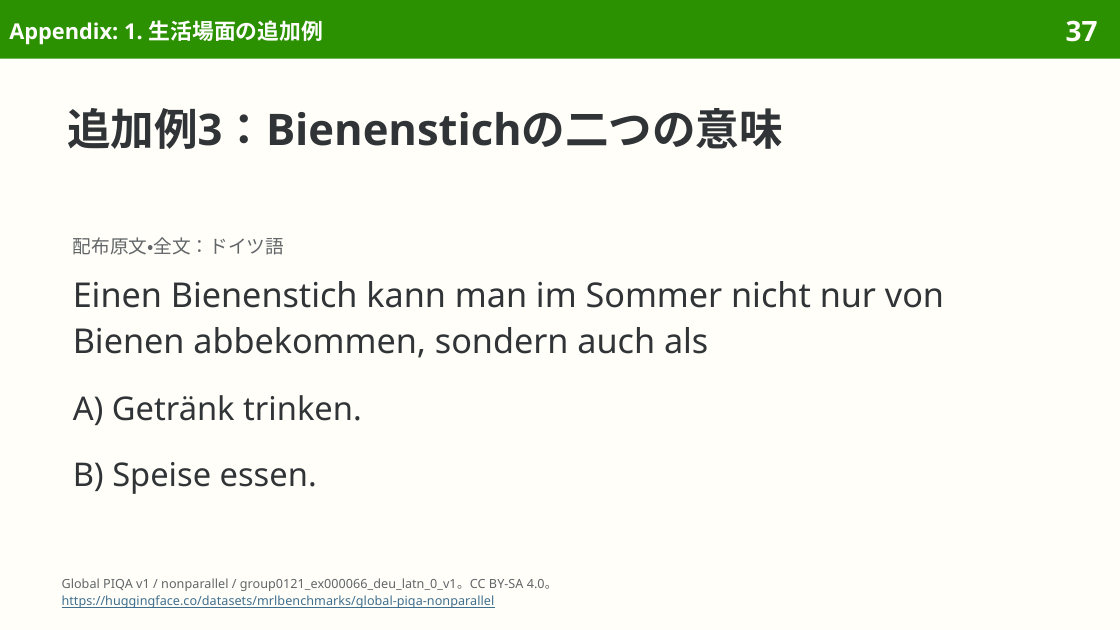
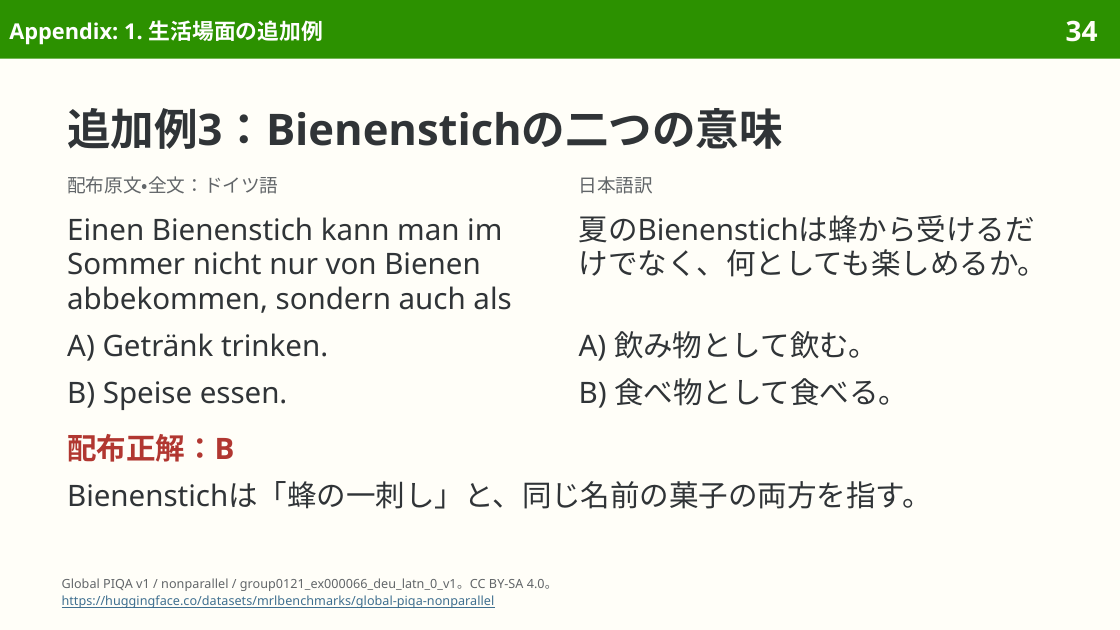
Before and after one commit to sasakiy84/datasets-in-10-minutes, a slide deck: slide 34 of slides/datasets-in-10-minutes-global-piqa.pptx (slide 37 before the commit). Drawn at 1120x630 pixels with LibreOffice and Linux fonts; fonts in the diff are those of the drawing. Boxes give left, top, right and bottom in pixels: in the first picture for what was removed or moved away, otherwise in the second. Text is boxed around its words. In the diff, an @@ line names an element or a change of style, - is before the commit and + after.

```diff
--- a/slides/datasets-in-10-minutes-global-piqa.pptx
+++ b/slides/datasets-in-10-minutes-global-piqa.pptx
@@ page number at <box>1066,20,1098,42</box>: text changed @@
-37
+34
@@ text "配布原文・全文：ドイツ語": place and size @@
-text "配布原文・全文：ドイツ語" at <box>73,237,284,255</box>
+text "配布原文・全文：ドイツ語" at <box>67,176,278,194</box>
@@ text "配布原文・全文：ドイツ語" at <box>67,176,278,194</box>: line spacing 1.17 to 14pt @@
@@ text added at <box>579,176,654,194</box>, 12 pt, text #626669 @@
+日本語訳
@@ text "Einen Bienenstich kann man im ...": place and size @@
-text "Einen Bienenstich kann man im ..." at <box>73,281,944,358</box>
+text "Einen Bienenstich kann man im ..." at <box>67,217,511,313</box>
@@ text "Einen Bienenstich kann man im ..." at <box>67,217,511,313</box>: size 22 to 19 pt; line spacing 1.12 to 22.2pt @@
@@ text added at <box>579,215,1048,277</box>, 19 pt, text #303437 @@
+夏のBienenstichは蜂から受けるだけでなく、何としても楽しめるか。
@@ text "A) Getränk trinken.": place and size @@
-text "A) Getränk trinken." at <box>73,395,362,425</box>
+text "A) Getränk trinken." at <box>67,333,328,361</box>
@@ text "A) Getränk trinken." at <box>67,333,328,361</box>: size 21 to 19 pt; line spacing 1.12 to 22.2pt @@
@@ text added at <box>579,331,878,361</box>, 19 pt, text #303437 @@
+A) 飲み物として飲む。
@@ text "B) Speise essen." at <box>67,381,288,410</box>: size 21 to 19 pt; line spacing 1.12 to 22.2pt @@
@@ text "B) Speise essen.": place and size @@
-text "B) Speise essen." at <box>73,462,317,494</box>
+text "B) Speise essen." at <box>67,381,288,410</box>
@@ text added at <box>579,378,908,408</box>, 19 pt, text #303437 @@
+B) 食べ物として食べる。
@@ text added at <box>67,434,234,462</box>, 19 pt, text #B13731, bold @@
+配布正解：B
@@ text added at <box>67,481,932,509</box>, 19 pt, text #303437 @@
+Bienenstichは「蜂の一刺し」と、同じ名前の菓子の両方を指す。
```
Also in this commit, not shown: 13 other slides changed, 11 slides removed, 4 other files.
